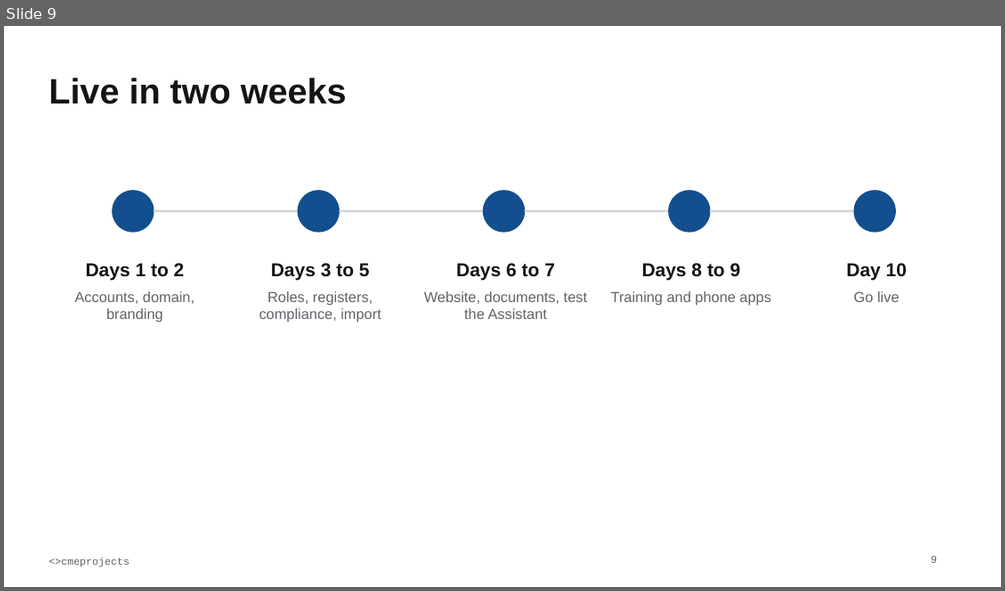
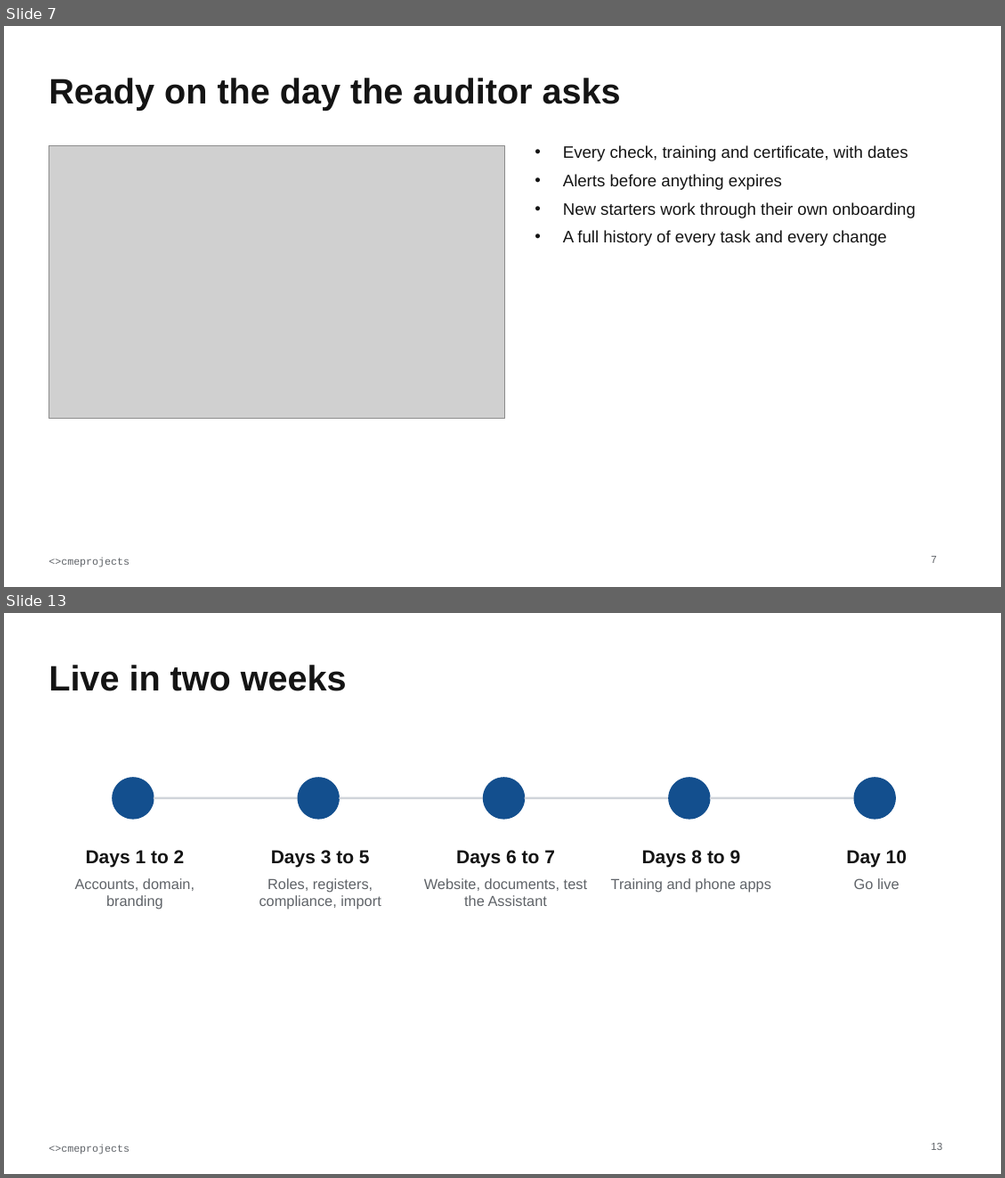
Before and after one commit to cmeprojects/portal, a slide deck: docs/deliverables/04 Briefer - Staff Portal overview.pptx. Shown one above the other, each under a label of ours: slide 9 before the commit, slides 7 and 13 after it; the slides between them are not shown. The pictures are 1005x591 and 1005x1178 pixels, drawn with LibreOffice and Linux fonts; fonts in the diff are those of the drawing; grey boxes stand for pictures. Boxes give left, top, right and bottom in pixels: in the first picture for what was removed or moved away, otherwise in the second. Text is boxed around its words. In the diff, an @@ line names an element or a change of style, - is before the commit and + after.

Commit message:
cmeprojects: full user and admin manuals, new briefer, simple pricing, why-standalone one-pager, 12-month support rule

```diff
--- a/docs/deliverables/04 Briefer - Staff Portal overview.pptx
+++ b/docs/deliverables/04 Briefer - Staff Portal overview.pptx
@@ slide 7 added at (x1=4, y1=26, x2=1001, y2=587), background #FFFFFF; not listed: 1 template element that a slide beside it also shows @@
@@ text added at (x1=48, y1=78, x2=621, y2=110), 34 pt, text #141414, bold @@
+Ready on the day the auditor asks
@@ picture added at (x1=48, y1=145, x2=505, y2=418) @@
@@ text added at (x1=563, y1=145, x2=915, y2=246), 16 pt, text #141414 @@
+• Every check, training and certificate, with dates
+• Alerts before anything expires
+• New starters work through their own onboarding
+• A full history of every task and every change
@@ page number added at (x1=930, y1=556, x2=936, y2=563), 10 pt, text #5F6368 @@
+7
@@ what was slide 9 is now slide 13 @@
@@ page number at (x1=930, y1=1143, x2=942, y2=1150): text changed @@
-9
+13
```
Also in this commit, not shown: 5 slides changed, 7 other slides added, 4 slides removed, 6 other files.
